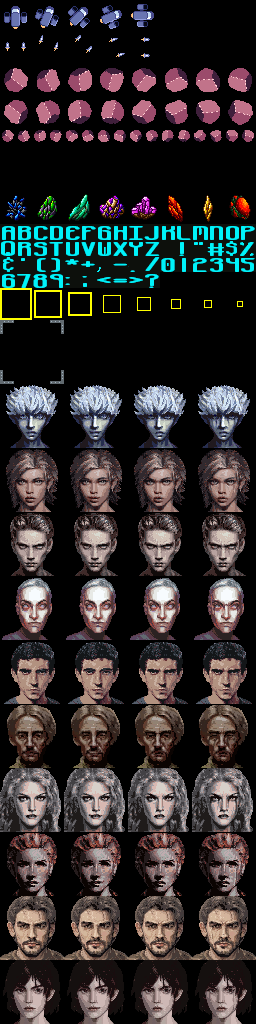
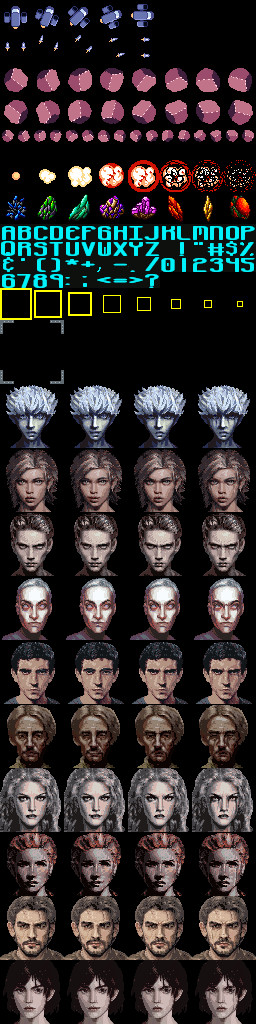
Layers edited between the first and the second (256, 1024) image:
painted on "Background" over 12, 160, 256, 192
